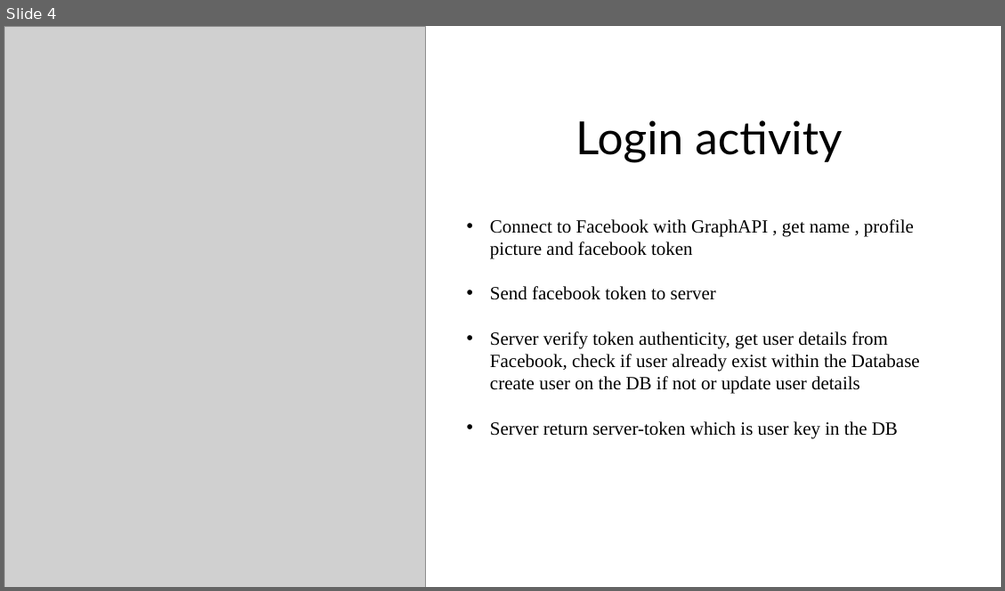
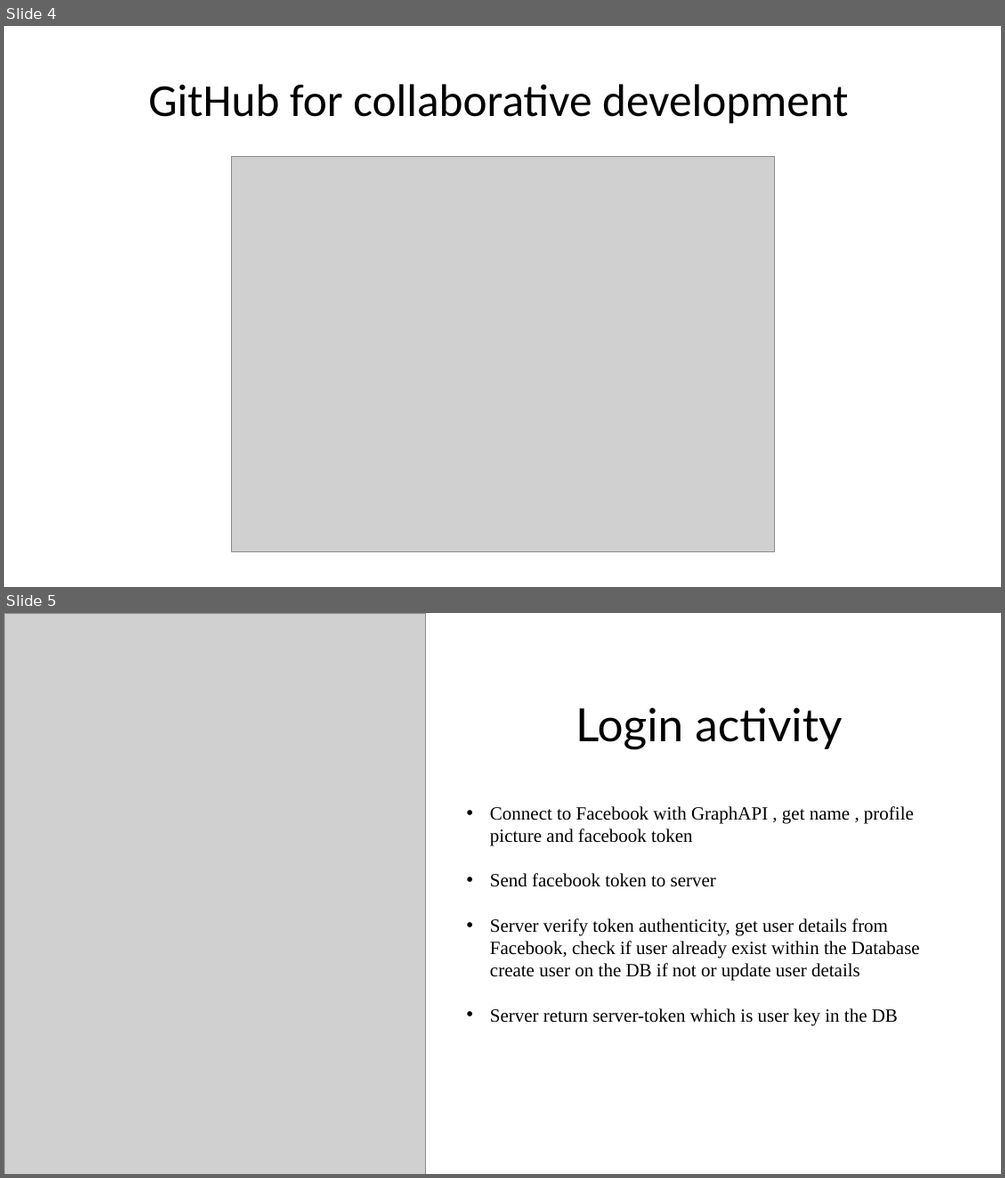
Before and after one commit to yazzaoui/Sociadee, a slide deck: sociadee.pptx. Shown one above the other, each under a label of ours: slide 4 before the commit, slides 4 and 5 after it. The pictures are 1005x591 and 1005x1178 pixels, drawn with LibreOffice and Linux fonts; fonts in the diff are those of the drawing; grey boxes stand for pictures. Boxes give left, top, right and bottom in pixels: in the first picture for what was removed or moved away, otherwise in the second. Text is boxed around its words. In the diff, an @@ line names an element or a change of style, - is before the commit and + after.

```diff
--- a/sociadee.pptx
+++ b/sociadee.pptx
@@ slide 4 added at (4, 26, 1001, 587), background #FFFFFF @@
@@ title added at (148, 84, 848, 124), 44 pt, text #000000 @@
+GitHub for collaborative development
@@ picture added at (231, 156, 774, 552) @@
@@ what was slide 4 is now slide 5 @@
```
Also in this commit, not shown: 3 slides changed, 4 other slides added, 1 slide removed, 9 other files.
